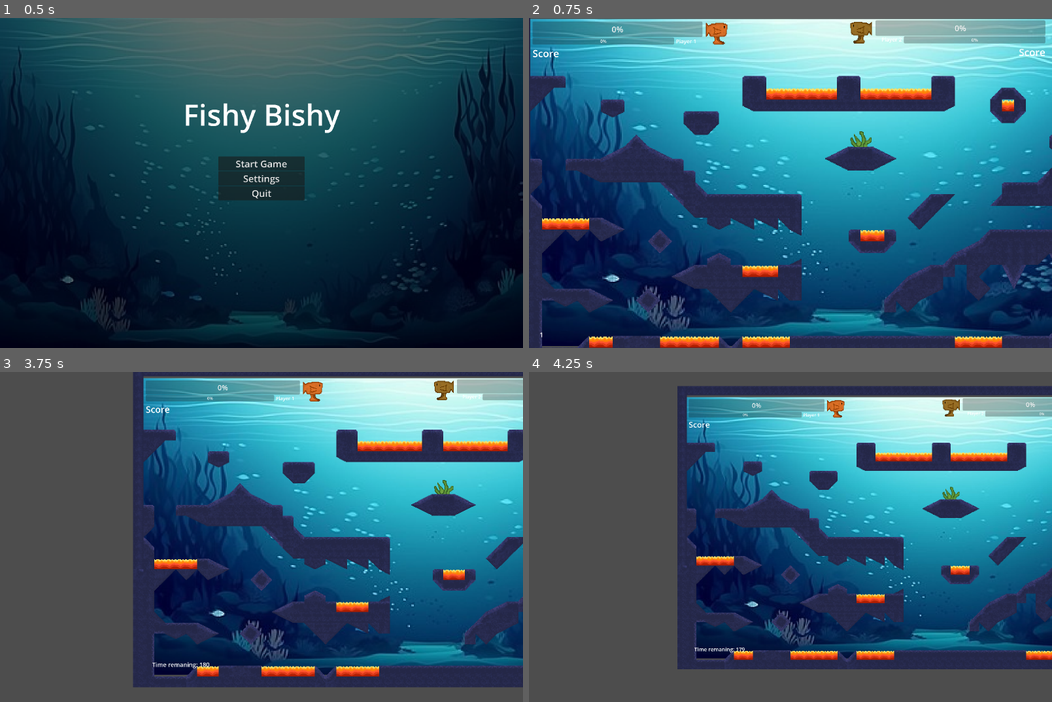
Above: before the commit, frames 1-4 (two rows, left to right).
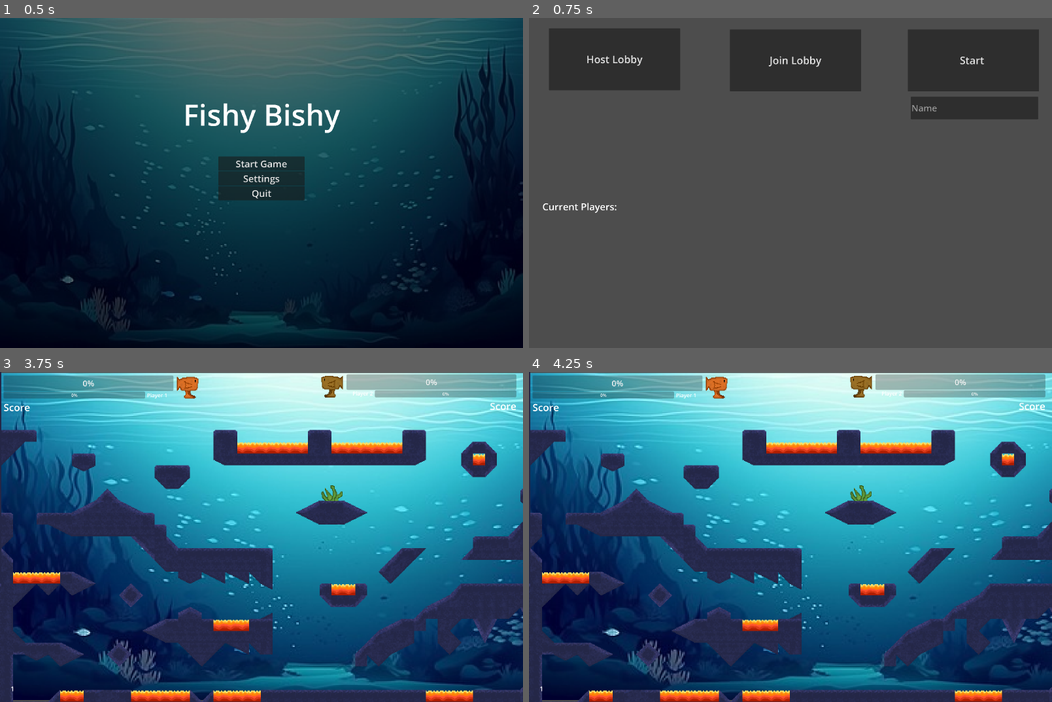
Above: after the commit, the same moments.

Repository: Myselfshiwoziji/Fish_Mafia
Game: Godot game, scene res://Menus/MainMenu/MainMenu.tscn
The game is run twice, just before and just after one commit, with the same random seed, the same clock (stepped at 60 frames per second) and the same inputs.
Inputs (mouse positions are in pixels of both pictures, inside the frame that each line leads up to):
- Up to frame 1 (0.5 s): no input
- Up to frame 2 (0.75 s): click "Start Game" at 0.5 s
- Up to frame 3 (3.75 s): click (444, 414) at 1.25 s, where only the run after the commit has a clickable "Start"; tap Enter at 2, 3.5 s; hold Space (Action) 2.03-2.78 s; hold D (Right) 2.03-3.53 s; tap W (Up) at 2.27, 3.02 s; tap , (Dash) at 2.85 s; hold A (Left) from 3.53 s (still down); hold J (aim_down) from 3.53 s (still down)
- Up to frame 4 (4.25 s): keep holding A (Left); keep holding J (aim_down)

Frame 1 is identical in both runs. In frame 2, 99% of the frame differs, in the area x 0-100%, y 0-100%; in frame 3, 85%; in frame 4, 86%.
Error before the commit: Invalid access to property or key '1' on a base object of type 'Dictionary'. (res://Menus/PlayerUI/player_ui.gd:5)

Commit message:
added good menu

Diff:
--- a/Gameplay/Bubbles/Bubble.gd
+++ b/Gameplay/Bubbles/Bubble.gd
@@ -20,6 +20,6 @@
 
 
 func _on_hitbox_body_entered(body):
-	if body.name.to_int() > 0 && Global.Players[body.name.to_int()]["bubbles"] < 5:
+	if body.name.to_int() > 0 && Global.Players[body.name.to_int()]["bubbles"] <= 5:
 			Global.Players[body.name.to_int()]["bubbles"] += 1
 			queue_free()
--- a/Menus/MainMenu/MainMenu.gd
+++ b/Menus/MainMenu/MainMenu.gd
@@ -5,7 +5,7 @@
 	$Intromusic.play()
 
 func _on_start_game_pressed():
-	get_tree().change_scene_to_file("res://Gameplay/Mainscene.tscn")
+	get_tree().change_scene_to_file("res://Menus/MainMenu/lobby_scene.tscn")
 
 
 func _on_settings_pressed():
--- a/Menus/MainMenu/lobby_scene.gd
+++ b/Menus/MainMenu/lobby_scene.gd
@@ -57,7 +57,7 @@
 
 # Called every frame. 'delta' is the elapsed time since the previous frame.
 func _process(delta):
-	pass
+	pass;
 
 func _on_host_dropdown_pressed():
 	if $IP_host.visible != true:
@@ -102,6 +102,8 @@
 	print("Waiting for players!")
 	SendPlayerInformation($Name.text, multiplayer.get_unique_id())
 	visible(false)
+	$JoinDropdown.visible = false;
+	$Players.text += "\n" + "Host: " + Global.Players[1]["name"]
 
 
 func _on_join_button_pressed():
@@ -111,6 +113,8 @@
 	multiplayer.set_multiplayer_peer(peer)
 	visible(false)
 	$StartGame.visible = false
+	await(get_tree().create_timer(2).timeout)
+	$Players.text += "\n" + $Name.text
 
 func _on_start_game_pressed():
 	StartGame.rpc()
--- a/Menus/MainMenu/lobby_scene.tscn
+++ b/Menus/MainMenu/lobby_scene.tscn
@@ -1,6 +1,11 @@
-[gd_scene load_steps=2 format=3 uid="uid://bltwgdnxndda4"]
+[gd_scene load_steps=3 format=3 uid="uid://bltwgdnxndda4"]
 
 [ext_resource type="Script" path="res://Menus/MainMenu/lobby_scene.gd" id="1_s88wh"]
+
+[sub_resource type="SceneReplicationConfig" id="SceneReplicationConfig_s16jd"]
+properties/0/path = NodePath("Players:text")
+properties/0/spawn = true
+properties/0/replication_mode = 1
 
 [node name="LobbyScene" type="Control"]
 layout_mode = 3
@@ -101,6 +106,20 @@
 theme_override_font_sizes/font_size = 60
 placeholder_text = "Name"
 
+[node name="Players" type="Label" parent="."]
+layout_mode = 0
+offset_left = 91.0
+offset_top = 1232.0
+offset_right = 1137.0
+offset_bottom = 2151.0
+theme_override_font_sizes/font_size = 65
+text = "Current Players:"
+
+[node name="MultiplayerSynchronizer" type="MultiplayerSynchronizer" parent="."]
+replication_interval = 1.0
+delta_interval = 1.0
+replication_config = SubResource("SceneReplicationConfig_s16jd")
+
 [connection signal="pressed" from="HostButton" to="." method="_on_host_button_pressed"]
 [connection signal="pressed" from="HostDropdown" to="." method="_on_host_dropdown_pressed"]
 [connection signal="pressed" from="JoinDropdown" to="." method="_on_join_dropdown_pressed"]
